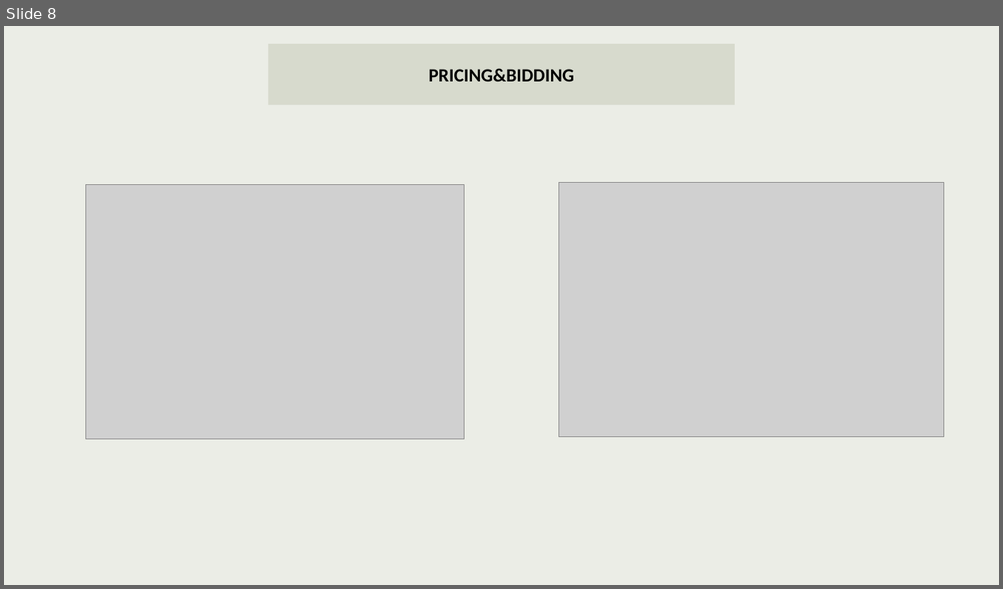
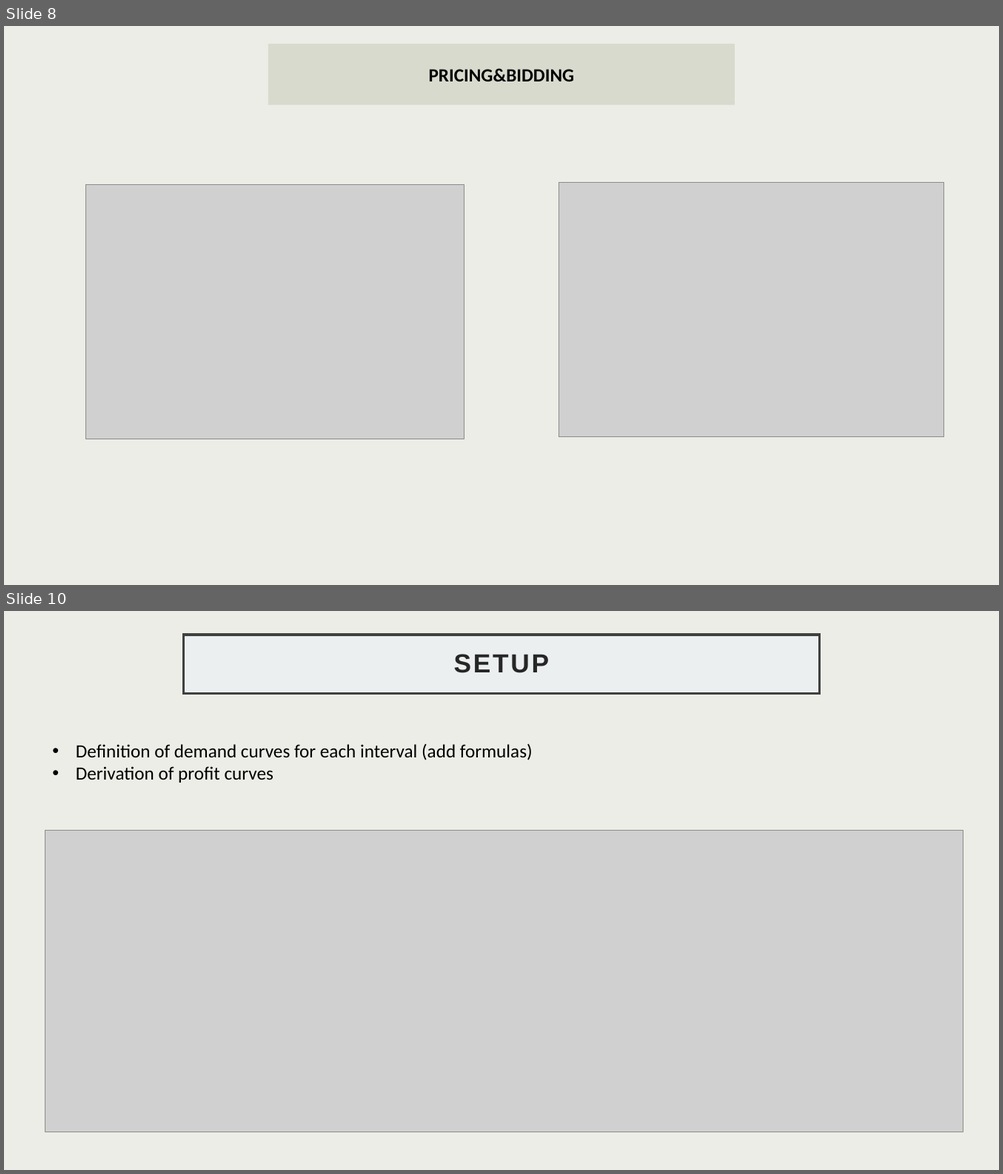
Before and after one commit to GabriFarace/OLA-project, a slide deck: SLIDES.pptx. Shown one above the other, each under a label of ours: slide 8 before the commit, slides 8 and 10 after it; the slides between them are not shown. The pictures are 1003x589 and 1003x1174 pixels, drawn with LibreOffice and Linux fonts; fonts in the diff are those of the drawing; grey boxes stand for pictures. Boxes give left, top, right and bottom in pixels: in the first picture for what was removed or moved away, otherwise in the second. Text is boxed around its words. In the diff, an @@ line names an element or a change of style, - is before the commit and + after.

```diff
--- a/SLIDES.pptx
+++ b/SLIDES.pptx
@@ slide 10 added at (x1=4, y1=611, x2=999, y2=1170), background #EBEDE6 @@
@@ title added at (x1=183, y1=635, x2=819, y2=694), fill #EBEFF0, outline #404040 2.5 pt, 25.2 pt, text #262626, bold @@
+SETUP
@@ text added at (x1=76, y1=743, x2=532, y2=783), 18 pt, text #000000 @@
+• Definition of demand curves for each interval (add formulas)
+• Derivation of profit curves
@@ picture added at (x1=45, y1=830, x2=963, y2=1133) @@
```
Also in this commit, not shown: 8 other slides added, 2 other files.
